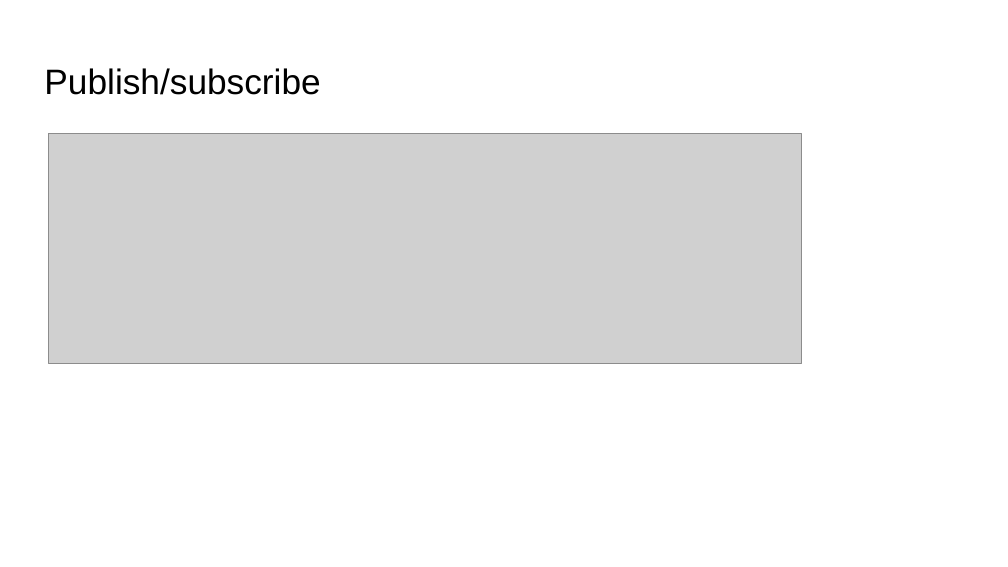
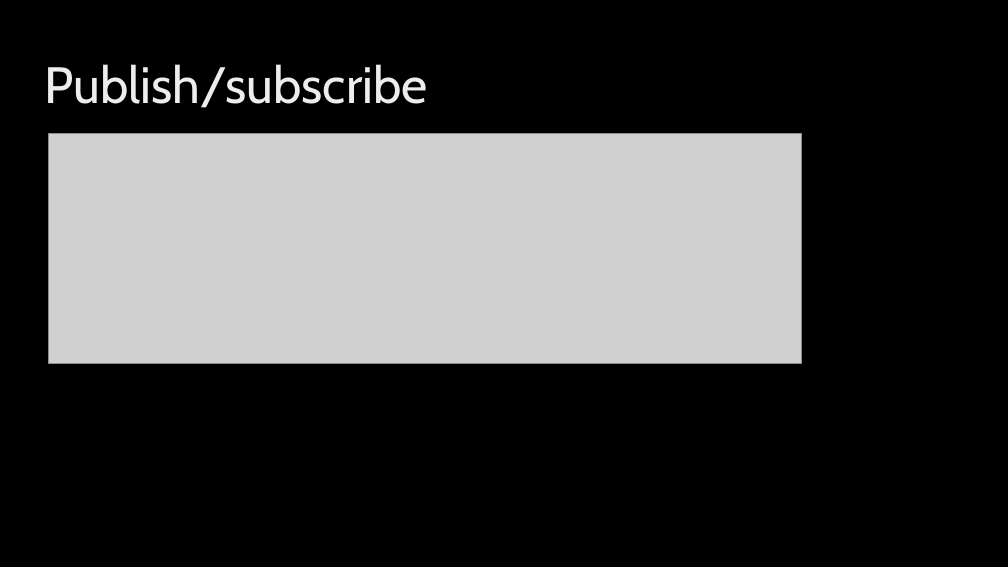
Before and after one commit to N3rdGirl-365/NotificationCentral, a slide deck: slide 6 of Notification Central Arch Pres.pptx (slide 8 before the commit). Drawn at 1008x567 pixels with LibreOffice and Linux fonts; fonts in the diff are those of the drawing; grey boxes stand for pictures; background and template pictures are left out. Boxes give left, top, right and bottom in pixels: in the first picture for what was removed or moved away, otherwise in the second. Text is boxed around its words. In the diff, an @@ line names an element or a change of style, - is before the commit and + after.

```diff
--- a/Notification Central Arch Pres.pptx
+++ b/Notification Central Arch Pres.pptx
@@ background #FFFFFF to picture (left out) @@
@@ title "Publish/subscribe" at <box>44,64,427,108</box>: size 25.2 to 36.5 pt, font Arial to Cabin, text colour #000000 to gradient #BFBFBF to #EDEDED to #FFFFFF; line spacing 1 to 0.9 @@
```
Also in this commit, not shown: 2 other slides changed, 4 slides added, 5 slides removed, 6 other files.
